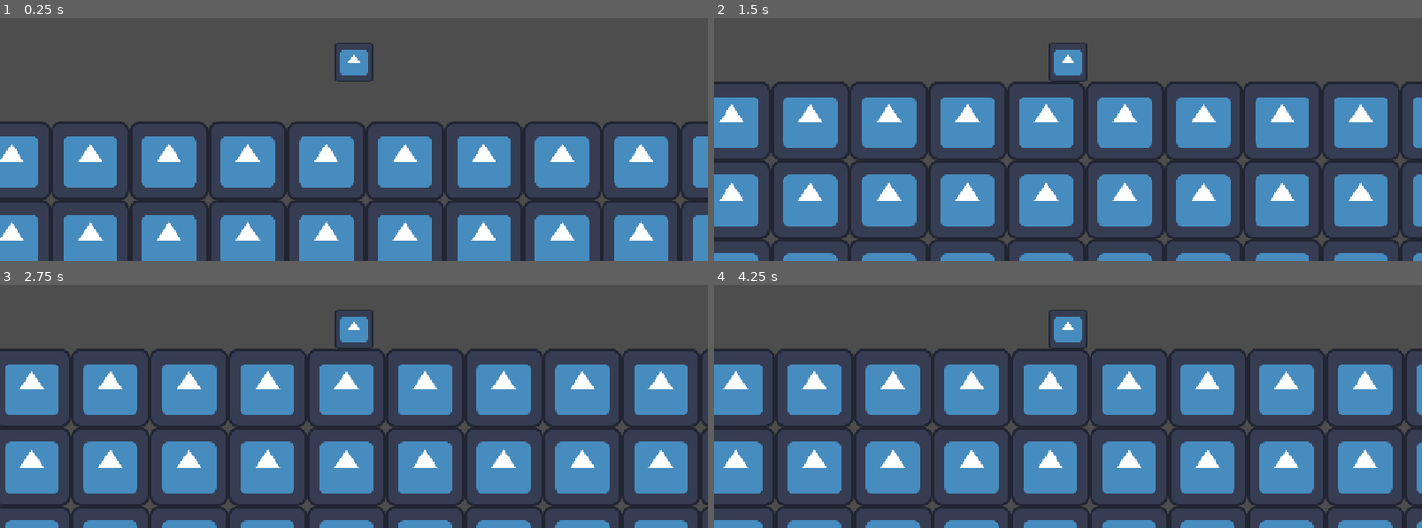
Above: before the commit, frames 1-4 (two rows, left to right).
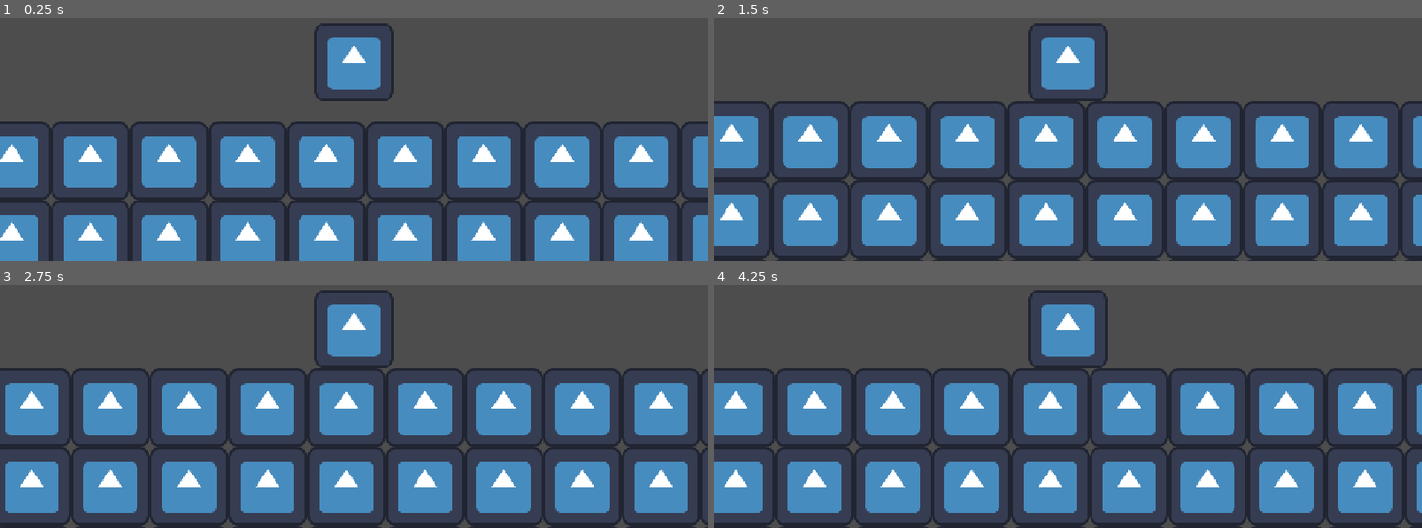
Above: after the commit, the same moments.

Repository: YiepFox/mmj-finale-game
Game: Godot game, scene res://Scenes/Parasite/node_2d.tscn
Same seed, same stepped clock (60 frames per second), same inputs: the game is played once before the commit and once after it. The project has no main scene, so this scene is started directly. The engine's default icon, where the game draws it, is replaced by a stand-in: a white triangle on a blue panel in a dark square.
Inputs:
- Up to frame 1 (0.25 s): no input
- Up to frame 2 (1.5 s): hold D (move_right) from 0.53 s (still down); tap X (interact) at 0.6, 1.35 s; tap Space (jump) at 0.77 s
- Up to frame 3 (2.75 s): tap Space (jump) at 1.52 s; release D (move_right) at 2.03 s; hold A (move_left) from 2.03 s (still down); tap X (interact) at 2.1 s
- Up to frame 4 (4.25 s): release A (move_left) at 2.78 s; hold D (move_right) from 2.78 s (still down); tap X (interact) at 2.85, 3.6 s; tap Space (jump) at 3.02, 3.77 s

The runs differ from the first frame. In frame 1, 1.7% of the frame differs, in the area x 44-56%, y 2-35%; in frame 2, 35%; in frame 3, 35%; in frame 4, 35%, in the area x 0-100%, y 2-100%.

Commit message:
Update parasite.tscn

Diff:
--- a/Scenes/Parasite/parasite.tscn
+++ b/Scenes/Parasite/parasite.tscn
@@ -4,14 +4,13 @@
 [ext_resource type="Script" uid="uid://ceq6ajgsexpxw" path="res://Scenes/Parasite/parasite.gd" id="1_xee50"]
 
 [sub_resource type="CapsuleShape2D" id="CapsuleShape2D_57suy"]
-radius = 20.0
-height = 64.0
+radius = 36.0
+height = 128.0
 
 [node name="Parasite" type="CharacterBody2D" unique_id=1549252458]
 script = ExtResource("1_xee50")
 
 [node name="Sprite" type="Sprite2D" parent="." unique_id=1618769725]
-scale = Vector2(0.5, 0.5)
 texture = ExtResource("1_ngxf3")
 
 [node name="Collision" type="CollisionShape2D" parent="." unique_id=1292738043]
